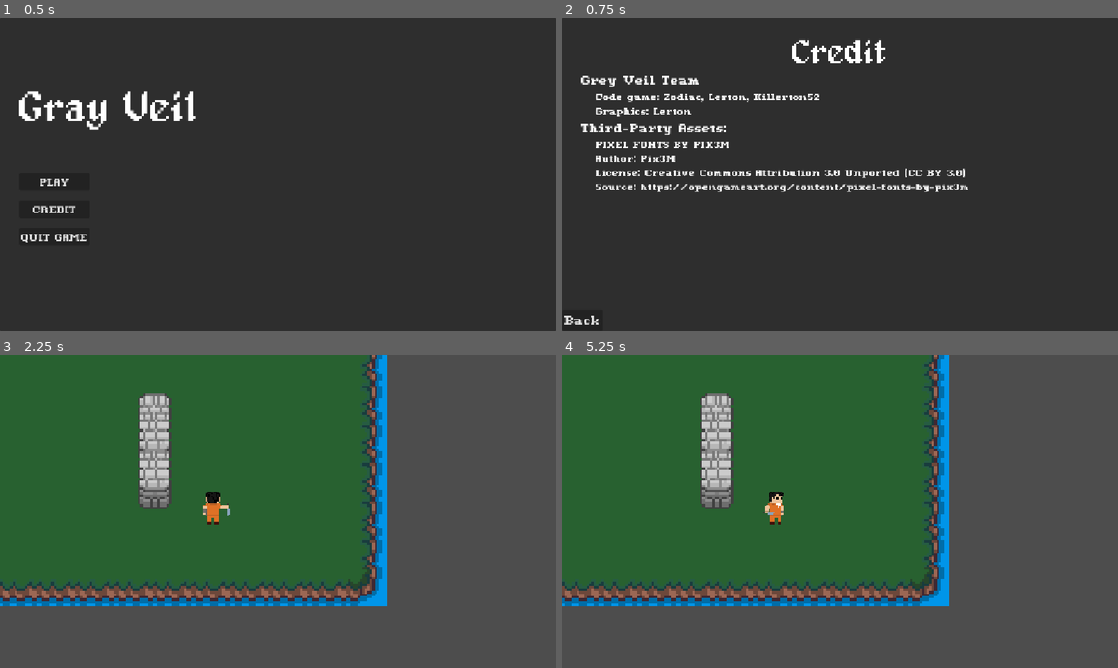
Above: before the commit, frames 1-4 (two rows, left to right).
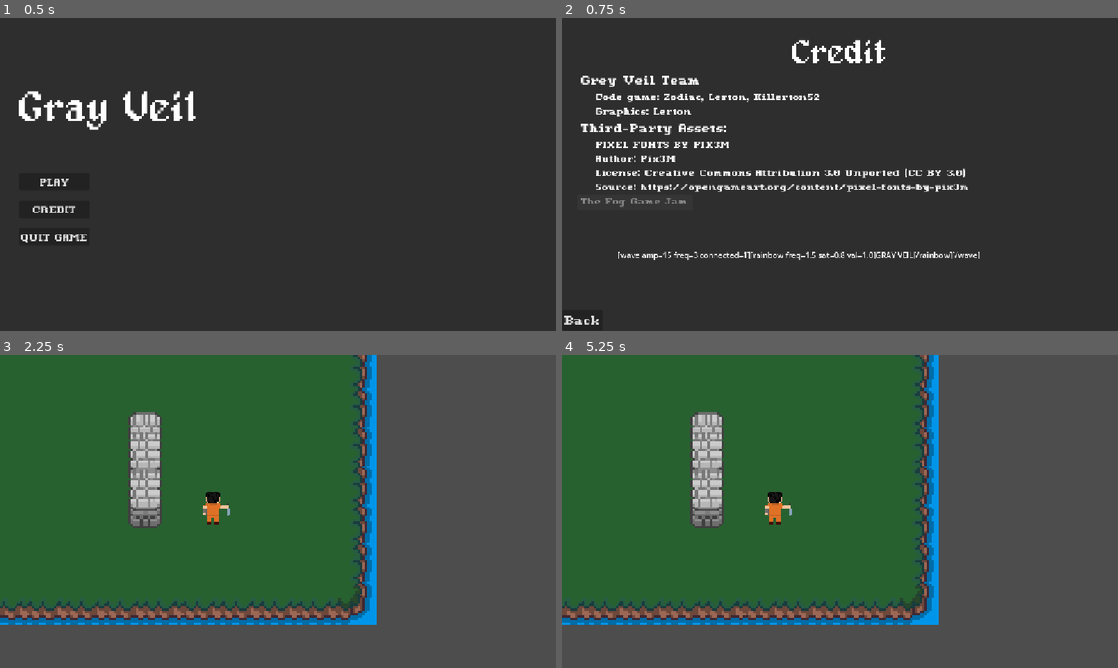
Above: after the commit, the same moments.

Repository: lertonmirburn/Gray-veil
Game: Godot game, scene res://scenes/MainmenuScreen.tscn
The game is run twice, just before and just after one commit, with the same random seed, the same clock (stepped at 60 frames per second) and the same inputs. The engine's default icon, where the game draws it, is replaced by a stand-in: a white triangle on a blue panel in a dark square.
Inputs (mouse positions are in pixels of both pictures, inside the frame that each line leads up to):
- Up to frame 1 (0.5 s): no input
- Up to frame 2 (0.75 s): click "CREDIT" at 0.5 s
- Up to frame 3 (2.25 s): click "Back" at 1.25 s; click "PLAY" at 2 s
- Up to frame 4 (5.25 s): tap Enter (ui_accept) at 2.75, 3.02, 3.5, 3.77, 4.25, 5 s; move the mouse to (962, 495) at 2.77 s; hold D (right) 2.78-3.53 s; click (962, 495) at 2.85 s; move the mouse to (728, 527) at 3.52 s; hold S (down) 3.53-4.28 s; right-click (728, 527) at 3.6 s; click (728, 527) at 3.8 s; move the mouse to (895, 442) at 4.27 s; hold D (right) 4.28-5.03 s; click (895, 442) at 4.35 s; move the mouse to (812, 574) at 5.02 s; hold Up (ui_up) from 5.03 s (still down); click (812, 574) at 5.1 s

Frame 1 is identical in both runs. In frame 2, 0.7% of the frame differs, in the area x 3-76%, y 57-78%; in frame 3, 15%; in frame 4, 15%, in the area x 0-70%, y 0-87%.
Error after the commit: Parse Error: Could not parse global class "Stage_management" from "res://scripts/StageManagement.gd". (res://scripts/enemy.gd:21)

Commit message:
Fix cost player

Diff:
--- a/Resources/player_stats.tres
+++ b/Resources/player_stats.tres
@@ -1,11 +1,10 @@
 [gd_resource type="Resource" script_class="EntityStats" format=3 uid="uid://cp763wadyd61i"]
 
-[ext_resource type="Script" uid="uid://ds0s1gcj1oy7t" path="res://Scripts/EntityStats.gd" id="1_1kv1s"]
+[ext_resource type="Script" uid="uid://ds0s1gcj1oy7t" path="res://scripts/EntityStats.gd" id="1_1kv1s"]
 [ext_resource type="Texture2D" uid="uid://bdb0et8nhik23" path="res://icon.svg" id="1_yhl7x"]
 
 [resource]
 script = ExtResource("1_1kv1s")
-ap = 15
-movement_speed = 15
+ap = 5
 icon = ExtResource("1_yhl7x")
 metadata/_custom_type_script = "uid://ds0s1gcj1oy7t"
--- /dev/null
+++ b/Scenes/Car.tscn
@@ -0,0 +1,5 @@
+[gd_scene format=3 uid="uid://eihc0pjduudy"]
+
+[node name="Car" type="Node2D" unique_id=331930896]
+
+[node name="CollisionShape2D" type="CollisionShape2D" parent="." unique_id=960434423]
--- a/scenes/Credit.tscn
+++ b/scenes/Credit.tscn
@@ -82,13 +82,33 @@
 License: Creative Commons Attribution 3.0 Unported (CC BY 3.0)
 Source: https://opengameart.org/content/pixel-fonts-by-pix3m"
 
-[node name="Button" type="Button" parent="." unique_id=1295979435]
-offset_left = 1.0
-offset_top = 604.0
-offset_right = 84.0
-offset_bottom = 647.0
+[node name="Label" type="Label" parent="Container/MarginContainer/VBoxContainer/MarginContainer/VBoxContainer_2" unique_id=2055846458]
+layout_mode = 2
+theme_override_fonts/font = ExtResource("2_u8q48")
+theme_override_font_sizes/font_size = 30
+text = "The Fog Game Jam"
+
+[node name="Button" type="Button" parent="Container/MarginContainer/VBoxContainer/MarginContainer/VBoxContainer_2/Label" unique_id=1295979435]
+layout_mode = 0
+offset_left = -39.0
+offset_top = 238.0
+offset_right = 44.0
+offset_bottom = 281.0
 theme_override_fonts/font = ExtResource("2_u8q48")
 theme_override_font_sizes/font_size = 40
 text = "Back"
 
-[connection signal="pressed" from="Button" to="." method="_on_button_pressed"]
+[node name="Button2" type="Button" parent="." unique_id=1127734902]
+offset_left = 31.0
+offset_top = 367.0
+offset_right = 272.0
+offset_bottom = 398.0
+
+[node name="RichTextLabel" type="RichTextLabel" parent="." unique_id=170814292]
+offset_left = 115.0
+offset_top = 479.0
+offset_right = 983.0
+offset_bottom = 519.0
+text = "[wave amp=15 freq=3 connected=1][rainbow freq=1.5 sat=0.8 val=1.0]GRAY VEIL[/rainbow][/wave]"
+
+[connection signal="pressed" from="Container/MarginContainer/VBoxContainer/MarginContainer/VBoxContainer_2/Label/Button" to="." method="_on_button_pressed"]
--- a/scenes/Level_1.tscn
+++ b/scenes/Level_1.tscn
@@ -1,9 +1,10 @@
 [gd_scene format=4 uid="uid://ndnp3sj6l7ag"]
 
-[ext_resource type="Script" uid="uid://csocufugde7uv" path="res://Scripts/StageManagement.gd" id="1_d6w1m"]
+[ext_resource type="Script" uid="uid://csocufugde7uv" path="res://scripts/StageManagement.gd" id="1_d6w1m"]
 [ext_resource type="PackedScene" uid="uid://bsp31bcdw82ey" path="res://Scenes/Enemy.tscn" id="2_kjrqm"]
 [ext_resource type="PackedScene" uid="uid://crwxeyhj0ntnt" path="res://Scenes/player.tscn" id="5_rp28y"]
-[ext_resource type="Script" uid="uid://ds0s1gcj1oy7t" path="res://Scripts/EntityStats.gd" id="6_crfhr"]
+[ext_resource type="Script" uid="uid://ds0s1gcj1oy7t" path="res://scripts/EntityStats.gd" id="6_crfhr"]
+[ext_resource type="PackedScene" uid="uid://c33on5svhy6sh" path="res://Scenes/fog.tscn" id="6_j0k67"]
 [ext_resource type="Texture2D" uid="uid://c5omsxcnggbq0" path="res://assets/tiles/Cliff_Tile.png" id="7_a4osw"]
 
 [sub_resource type="CompressedTexture2D" id="CompressedTexture2D_qrchm"]
@@ -158,7 +159,7 @@
 ap = 4
 metadata/_custom_type_script = "uid://ds0s1gcj1oy7t"
 
-[node name="Level_1" type="Node2D" unique_id=1154908512 node_paths=PackedStringArray("player", "enemies", "tile_floor", "tile_wall")]
+[node name="Level_1" type="Node2D" unique_id=1154908512 node_paths=PackedStringArray("player", "enemies", "tile_floor", "tile_wall", "fog_controller")]
 script = ExtResource("1_d6w1m")
 player = NodePath("Player")
 enemies = [NodePath("Enemy"), NodePath("Enemy2")]
@@ -166,6 +167,7 @@
 map_height = 19
 tile_floor = NodePath("Floor_layer")
 tile_wall = NodePath("Wall_layer")
+fog_controller = NodePath("Fog")
 current_state = 1
 
 [node name="Enemy2" parent="." unique_id=172947941 instance=ExtResource("2_kjrqm")]
@@ -193,3 +195,8 @@
 stats = SubResource("Resource_jpyye")
 patrol_point = Array[Vector2i]([Vector2i(3, 0)])
 stage_mg = NodePath("..")
+
+[node name="Fog" parent="." unique_id=834620566 instance=ExtResource("6_j0k67")]
+layer = 13
+offset = Vector2(-48, -315)
+transform = Transform2D(1, 0, 0, 1, -48, -315)
--- a/scenes/Level_3.tscn
+++ b/scenes/Level_3.tscn
@@ -1,10 +1,10 @@
 [gd_scene format=4 uid="uid://os25k7g4up8n"]
 
 [ext_resource type="Script" uid="uid://csocufugde7uv" path="res://scripts/StageManagement.gd" id="1_qpw0v"]
-[ext_resource type="PackedScene" uid="uid://bsp31bcdw82ey" path="res://scenes/Enemy.tscn" id="2_r45rs"]
+[ext_resource type="PackedScene" uid="uid://bsp31bcdw82ey" path="res://Scenes/Enemy.tscn" id="2_r45rs"]
 [ext_resource type="Texture2D" uid="uid://bi56j8vhinuwc" path="res://assets/tiles/Beach_Tile.png" id="3_o3dms"]
 [ext_resource type="Texture2D" uid="uid://c5omsxcnggbq0" path="res://assets/tiles/Cliff_Tile.png" id="5_wllru"]
-[ext_resource type="PackedScene" uid="uid://crwxeyhj0ntnt" path="res://scenes/player.tscn" id="5_ygpr7"]
+[ext_resource type="PackedScene" uid="uid://crwxeyhj0ntnt" path="res://Scenes/player.tscn" id="5_ygpr7"]
 [ext_resource type="Texture2D" uid="uid://bj8aahfy55g6e" path="res://assets/tiles/Path_Tile.png" id="6_mpj7a"]
 [ext_resource type="Script" uid="uid://ds0s1gcj1oy7t" path="res://scripts/EntityStats.gd" id="6_o3dms"]
 [ext_resource type="Texture2D" uid="uid://dnau3o7h7qji3" path="res://assets/tiles/Water_Tile.png" id="7_qihl0"]
@@ -180,15 +180,17 @@
 ap = 4
 metadata/_custom_type_script = "uid://ds0s1gcj1oy7t"
 
-[node name="Level_3" type="Node2D" unique_id=1154908512 node_paths=PackedStringArray("player", "enemies", "tile_floor", "tile_wall")]
+[node name="Level_3" type="Node2D" unique_id=1154908512 node_paths=PackedStringArray("player", "tile_floor", "tile_wall")]
 script = ExtResource("1_qpw0v")
-player = NodePath("Player")
-enemies = [NodePath("Enemy"), NodePath("Enemy2"), NodePath("Enemy3"), NodePath("Enemy4"), NodePath("Enemy5"), NodePath("Enemy6")]
+current_weather = null
+can_attack = null
 map_width = 31
 map_height = 19
+show_debug_grid = null
+current_state = 1
+player = NodePath("Player")
 tile_floor = NodePath("Floor_layer")
 tile_wall = NodePath("Wall_layer")
-current_state = 1
 
 [node name="Enemy6" parent="." unique_id=172947941 instance=ExtResource("2_r45rs")]
 position = Vector2(464, -103)
--- a/scenes/fog.tscn
+++ b/scenes/fog.tscn
@@ -1,5 +1,6 @@
 [gd_scene format=3 uid="uid://c33on5svhy6sh"]
 
+[ext_resource type="Script" uid="uid://bcv5oib1lcmpx" path="res://scripts/fog.gd" id="1_5gb24"]
 [ext_resource type="Shader" uid="uid://c1ylehs32u0pd" path="res://fog.gdshader" id="1_ntoob"]
 
 [sub_resource type="FastNoiseLite" id="FastNoiseLite_d0u6y"]
@@ -10,20 +11,21 @@
 height = 180
 noise = SubResource("FastNoiseLite_d0u6y")
 seamless = true
-seamless_blend_skirt = 0.84
+seamless_blend_skirt = 0.578
 
 [sub_resource type="ShaderMaterial" id="ShaderMaterial_yf5fn"]
 shader = ExtResource("1_ntoob")
 shader_parameter/noise_texture = SubResource("NoiseTexture2D_57qmd")
-shader_parameter/density = 0.75600003591
+shader_parameter/density = 1.0
 shader_parameter/speed = Vector2(0.02, 0.01)
 
 [node name="Fog" type="ParallaxBackground" unique_id=834620566]
 layer = 2
 scroll_ignore_camera_zoom = true
+script = ExtResource("1_5gb24")
 
 [node name="ParallaxLayer" type="ParallaxLayer" parent="." unique_id=758667455]
-position = Vector2(3, -360)
+z_index = 10
 motion_mirroring = Vector2(320, 180)
 
 [node name="ColorRect" type="ColorRect" parent="ParallaxLayer" unique_id=1020439777]
--- a/scenes/player.tscn
+++ b/scenes/player.tscn
@@ -1,6 +1,6 @@
 [gd_scene format=3 uid="uid://crwxeyhj0ntnt"]
 
-[ext_resource type="Script" uid="uid://cqcr1671qwrsy" path="res://Scripts/player.gd" id="1_qhqgy"]
+[ext_resource type="Script" uid="uid://cqcr1671qwrsy" path="res://scripts/player.gd" id="1_qhqgy"]
 [ext_resource type="Resource" uid="uid://cp763wadyd61i" path="res://Resources/player_stats.tres" id="2_dqkch"]
 [ext_resource type="Texture2D" uid="uid://bo2opb6c0fln4" path="res://assets/entity/fog-prisoner.png" id="3_qlg0r"]
 
--- a/scripts/StageManagement.gd
+++ b/scripts/StageManagement.gd
@@ -15,6 +15,8 @@
 @export var tile_wall: TileMapLayer
 
 @export var show_debug_grid: bool = true
+
+
 
 var astar: AStarGrid2D = AStarGrid2D.new()
 var fog_counter: int = 0
@@ -91,16 +93,18 @@
 func game_loop() -> void:
 	while current_state != STATE.WINNING and current_state != STATE.GAME_OVER:
 		current_state = STATE.TURN_PLAYER
+		if current_weather== WEATHER.FOG:
+
+		else:
+
+
 		#4
 		player.action()
 		await BusStage.player_end_turn
 		if current_state == STATE.WINNING or current_state == STATE.GAME_OVER:
 			print(current_state)
 			break
-
-
 		current_state = STATE.TURN_ENEMY
-
 		for enemy in enemies.duplicate():
 			if not is_instance_valid(enemy):
 				continue
--- /dev/null
+++ b/scripts/fog.gd
@@ -0,0 +1,12 @@
+extends ParallaxBackground
+class_name FogController
+@onready var fog_content: ParallaxLayer = $ParallaxLayer
+func _ready() -> void:
+	visible = false
+	if fog_content:
+		fog_content.visible = false
+
+func set_fog_active(active: bool) -> void:
+	visible = active
+	if fog_content:
+		fog_content.visible = active
--- a/scripts/player.gd
+++ b/scripts/player.gd
@@ -141,12 +141,9 @@
 	global_position += dir * tile_size
 	if stage_mg:
 		stage_mg.mark_entity_moved(self, old_grid_pos, grid_pos)
-	if movement_buff>1:
-		movement_buff-=1
-	else:
-		current_ap-=1
-		print("Moved. AP left: ", current_ap, " | Now at : ", grid_pos)
-		movement_buff = stats.movement_speed
+	current_ap-=1
+	print("Moved. AP left: ", current_ap, " | Now at : ", grid_pos)
+	movement_buff = stats.movement_speed
 	#$Sprite2D.global_position -= dir * tile_size
 
 	#if sprite_node_pos_tween:
Not shown, added: scripts/fog.gd.uid
